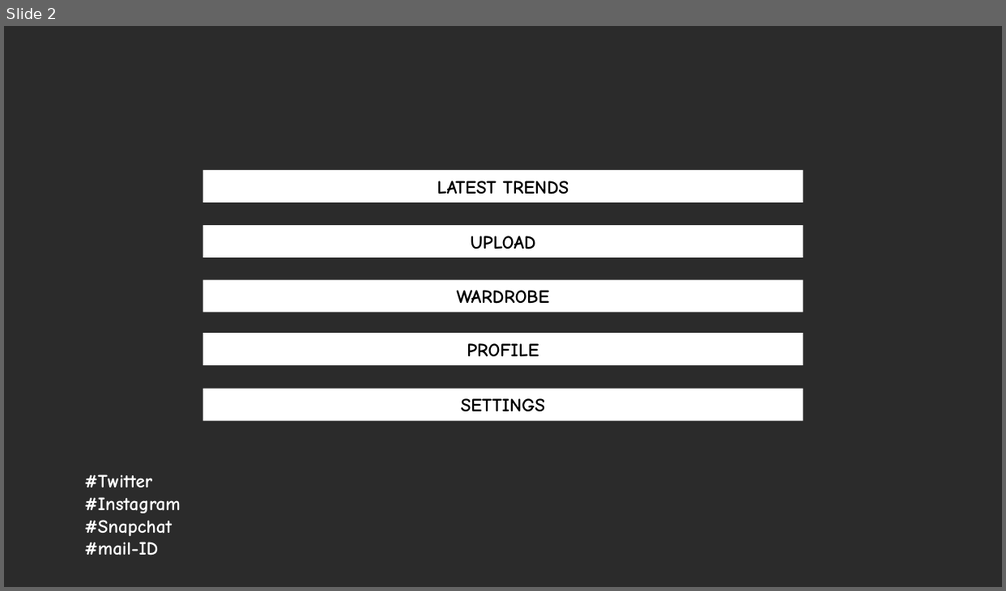
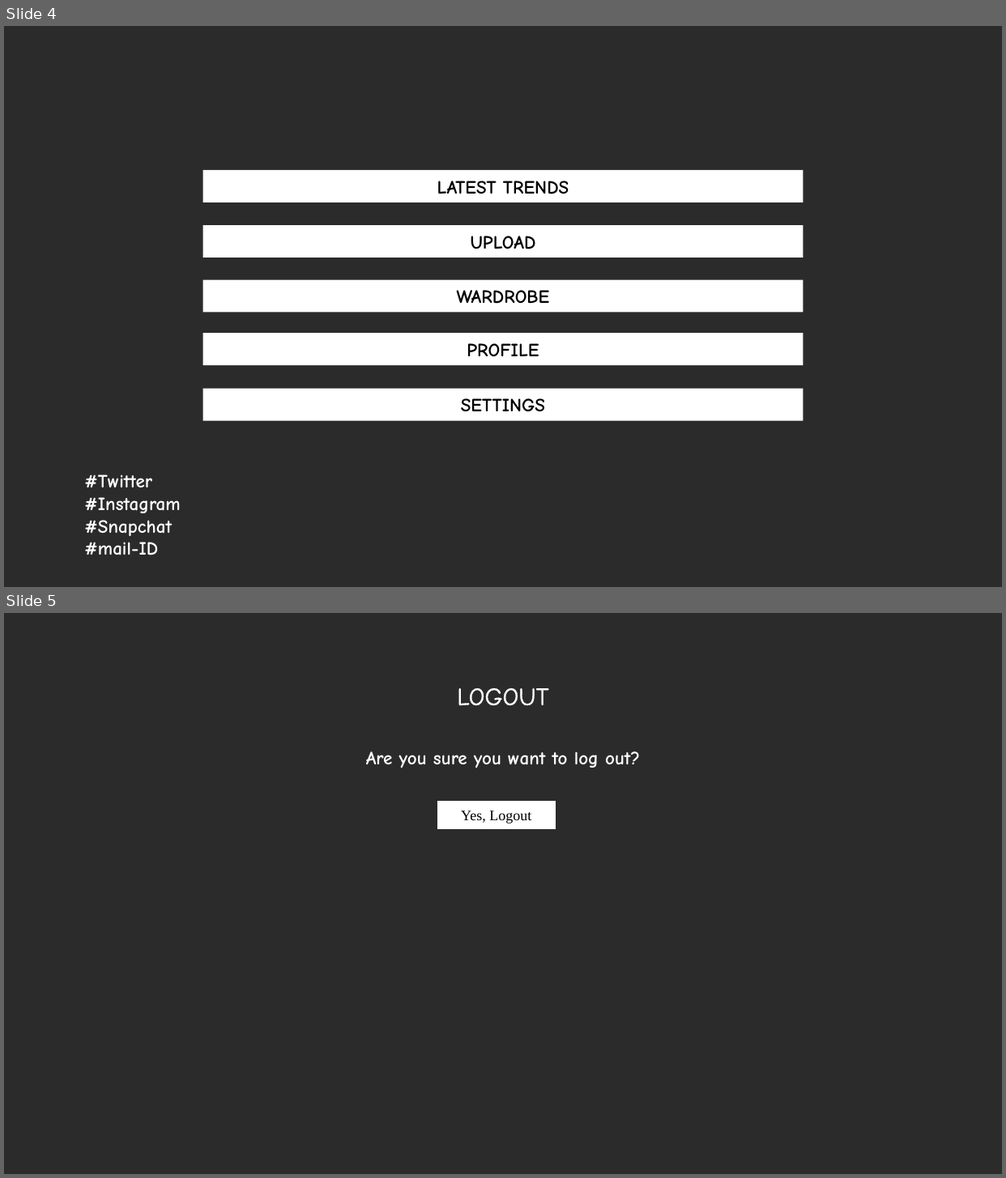
Before and after one commit to prabhrajsingh/Major-Project, a slide deck: Presentation1.pptx. Shown one above the other, each under a label of ours: slide 2 before the commit, slides 4 and 5 after it. The pictures are 1006x591 and 1006x1178 pixels, drawn with LibreOffice and Linux fonts; fonts in the diff are those of the drawing; background and template pictures are left out; a plain dark background stands for a picture behind light text. Boxes give left, top, right and bottom in pixels: in the first picture for what was removed or moved away, otherwise in the second. Text is boxed around its words. In the diff, an @@ line names an element or a change of style, - is before the commit and + after.

Commit message:
done with the login logout and register

```diff
--- a/Presentation1.pptx
+++ b/Presentation1.pptx
@@ slide 5 added at [4, 613, 1002, 1174], background picture (left out) @@
@@ title added at [457, 688, 549, 706], 24 pt, text #FFFFFF @@
+LOGOUT
@@ text added at [366, 752, 640, 768], 18 pt, text #FFFFFF, bold @@
+Are you sure you want to log out?
@@ rectangle added at [438, 802, 555, 828], fill #FFFFFF, outline #FFFFFF 1 pt, 14 pt, text #000000 @@
+Yes, Logout
@@ what was slide 2 is now slide 4 @@
```
Also in this commit, not shown: 2 other slides added, 25 other files.
